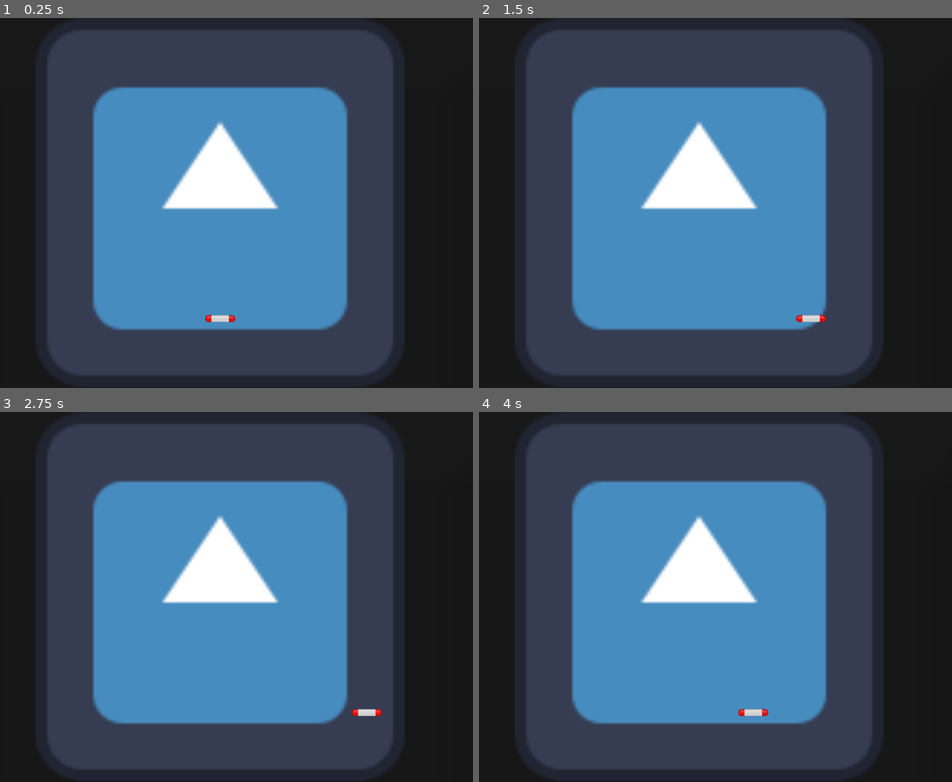
Above: before the commit, frames 1-4 (two rows, left to right).
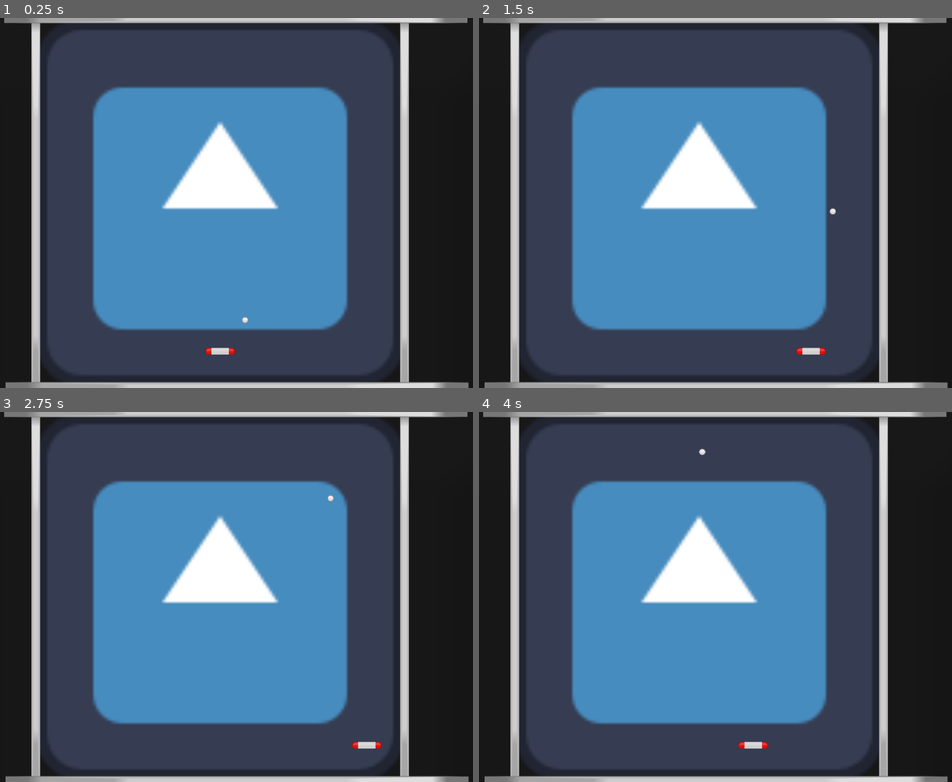
Above: after the commit, the same moments.

Repository: retro-dev-chuck/KenneyJam-Power2025
Game: Godot game, scene res://Sc_Game.tscn
Two runs of this game, one before a commit and one after it. Both use one fixed random seed, a clock stepped at 60 frames per second and the inputs below. The engine's default icon, where the game draws it, is replaced by a stand-in: a white triangle on a blue panel in a dark square.
Inputs (mouse positions are in pixels of both pictures, inside the frame that each line leads up to):
- Up to frame 1 (0.25 s): no input
- Up to frame 2 (1.5 s): tap Enter at 0.5 s; move the mouse to (819, 184) at 0.52 s; hold D (Right) 0.53-1.28 s; move the mouse to (587, 221) at 1.27 s; hold A (Left) from 1.28 s (still down)
- Up to frame 3 (2.75 s): move the mouse to (274, 515) at 2.02 s; release A (Left) at 2.03 s; hold D (Right) from 2.03 s (still down)
- Up to frame 4 (4 s): move the mouse to (672, 671) at 2.77 s; tap Space at 3.5 s; move the mouse to (866, 652) at 3.52 s; release D (Right) at 3.53 s; hold A (Left) from 3.53 s (still down)

The runs differ from the first frame. In frame 1, 7.1% of the frame differs, in the area x 0-100%, y 0-100%; in frame 2, 7.1%; in frame 3, 7.1%; in frame 4, 7.1%.

Commit message:
Ball bounce off of walls

Diff:
--- /dev/null
+++ b/Ball/Ball.gd
@@ -0,0 +1,24 @@
+class_name Ball extends CharacterBody2D
+
+
+@export var speed: float = 300.0
+var v: Vector2 = Vector2(1, -1).normalized()
+
+
+func _ready() -> void:
+	velocity = v
+
+func _physics_process(delta: float) -> void:
+	var collision = move_and_collide(velocity * speed * delta, true)
+	if collision:
+		handle_bounce(collision)
+	else:
+		move_and_collide(velocity * speed * delta)
+
+
+func handle_bounce(collision: KinematicCollision2D) -> void:
+	velocity = velocity.bounce(collision.get_normal())
+	push_error("BOUNC")
+	var collider = collision.get_collider()
+	if collider.has_method("apply_damage"):
+		collider.call("apply_damage", 1)
--- /dev/null
+++ b/Ball/Sc_Ball.tscn
@@ -0,0 +1,20 @@
+[gd_scene load_steps=4 format=3 uid="uid://brjikqampi8e2"]
+
+[ext_resource type="Texture2D" uid="uid://c4e0ll7r8wk3f" path="res://BallsAndPaddles/ballGrey.png" id="1_r6qtd"]
+[ext_resource type="Script" uid="uid://fv72oausub4m" path="res://Ball/Ball.gd" id="1_radfp"]
+
+[sub_resource type="CircleShape2D" id="CircleShape2D_radfp"]
+radius = 11.0
+
+[node name="Ball" type="CharacterBody2D"]
+collision_layer = 4
+collision_mask = 11
+motion_mode = 1
+script = ExtResource("1_radfp")
+metadata/_custom_type_script = "uid://fv72oausub4m"
+
+[node name="CollisionShape2D" type="CollisionShape2D" parent="."]
+shape = SubResource("CircleShape2D_radfp")
+
+[node name="Sprite2D" type="Sprite2D" parent="CollisionShape2D"]
+texture = ExtResource("1_r6qtd")
--- a/BallsAndPaddles/PlayerMovement.gd
+++ b/BallsAndPaddles/PlayerMovement.gd
@@ -31,4 +31,4 @@
 	else:
 		min = Room.min_default
 		max = Room.max_default
-	push_error(str(min) + "=" + str(max))
+	push_warning(str(min) + "=" + str(max))
--- a/BallsAndPaddles/Sc_Player_paddle.tscn
+++ b/BallsAndPaddles/Sc_Player_paddle.tscn
@@ -15,8 +15,8 @@
 metadata/_custom_type_script = "uid://c4smjm87hr6nn"
 
 [node name="Player_Paddle" type="CharacterBody2D"]
-collision_layer = 0
-collision_mask = 0
+collision_layer = 2
+collision_mask = 23
 motion_mode = 1
 wall_min_slide_angle = 3.14159
 platform_on_leave = 2
--- a/Sc_Game.tscn
+++ b/Sc_Game.tscn
@@ -1,8 +1,10 @@
-[gd_scene load_steps=4 format=3 uid="uid://70llbdht1p16"]
+[gd_scene load_steps=6 format=3 uid="uid://70llbdht1p16"]
 
 [ext_resource type="PackedScene" uid="uid://qlr6k53fxjyt" path="res://BallsAndPaddles/Sc_Player_paddle.tscn" id="1_k4ptf"]
 [ext_resource type="Texture2D" uid="uid://cisvittsinugx" path="res://Bricks/BrickSprites/element_grey_square.png" id="1_rtlr1"]
 [ext_resource type="Texture2D" uid="uid://b6bpchggjgbbr" path="res://icon.svg" id="2_awyda"]
+[ext_resource type="PackedScene" uid="uid://bwiledj63mdhw" path="res://Wall/Sc_Wall.tscn" id="4_q5aj8"]
+[ext_resource type="PackedScene" uid="uid://brjikqampi8e2" path="res://Ball/Sc_Ball.tscn" id="5_gqm5n"]
 
 [node name="Game" type="Node2D"]
 
@@ -19,6 +21,60 @@
 texture = ExtResource("2_awyda")
 
 [node name="Player_Paddle" parent="." instance=ExtResource("1_k4ptf")]
+position = Vector2(0, 113)
 
 [node name="Camera2D" type="Camera2D" parent="."]
 position = Vector2(0, -400)
+
+[node name="SquareRoom" type="Node2D" parent="."]
+
+[node name="WallLeft" parent="SquareRoom" instance=ExtResource("4_q5aj8")]
+position = Vector2(-637, 0)
+
+[node name="CollisionShape2D" parent="SquareRoom/WallLeft/StaticBody2D" index="0"]
+position = Vector2(0, -313.5)
+
+[node name="Sprite2D" parent="SquareRoom/WallLeft" index="1"]
+position = Vector2(0, -315)
+scale = Vector2(1, 50)
+
+[node name="WallRight" parent="SquareRoom" instance=ExtResource("4_q5aj8")]
+position = Vector2(637, 0)
+
+[node name="CollisionShape2D" parent="SquareRoom/WallRight/StaticBody2D" index="0"]
+position = Vector2(0, -313.5)
+
+[node name="Sprite2D" parent="SquareRoom/WallRight" index="1"]
+position = Vector2(0, -315)
+scale = Vector2(1, 50)
+
+[node name="WallBottom" parent="SquareRoom" instance=ExtResource("4_q5aj8")]
+position = Vector2(-257, 236)
+rotation = 1.57079
+
+[node name="CollisionShape2D" parent="SquareRoom/WallBottom/StaticBody2D" index="0"]
+position = Vector2(0, -313.5)
+
+[node name="Sprite2D" parent="SquareRoom/WallBottom" index="1"]
+position = Vector2(0, -315)
+scale = Vector2(1, 50)
+
+[node name="WallTop" parent="SquareRoom" instance=ExtResource("4_q5aj8")]
+position = Vector2(-261, -1038)
+rotation = 1.57079
+
+[node name="CollisionShape2D" parent="SquareRoom/WallTop/StaticBody2D" index="0"]
+position = Vector2(0, -313.5)
+
+[node name="Sprite2D" parent="SquareRoom/WallTop" index="1"]
+position = Vector2(0, -315)
+scale = Vector2(1, 50)
+
+[node name="Ball" parent="." instance=ExtResource("5_gqm5n")]
+position = Vector2(11, 80)
+speed = 425.0
+
+[editable path="SquareRoom/WallLeft"]
+[editable path="SquareRoom/WallRight"]
+[editable path="SquareRoom/WallBottom"]
+[editable path="SquareRoom/WallTop"]
--- /dev/null
+++ b/Wall/Sc_Wall.tscn
@@ -0,0 +1,17 @@
+[gd_scene load_steps=3 format=3 uid="uid://bwiledj63mdhw"]
+
+[ext_resource type="Texture2D" uid="uid://cisvittsinugx" path="res://Bricks/BrickSprites/element_grey_square.png" id="1_q4r3w"]
+
+[sub_resource type="RectangleShape2D" id="RectangleShape2D_m4y51"]
+size = Vector2(32, 1497)
+
+[node name="Wall" type="Node2D"]
+
+[node name="StaticBody2D" type="StaticBody2D" parent="."]
+collision_mask = 5
+
+[node name="CollisionShape2D" type="CollisionShape2D" parent="StaticBody2D"]
+shape = SubResource("RectangleShape2D_m4y51")
+
+[node name="Sprite2D" type="Sprite2D" parent="."]
+texture = ExtResource("1_q4r3w")
Not shown, added: Ball/Ball.gd.uid
